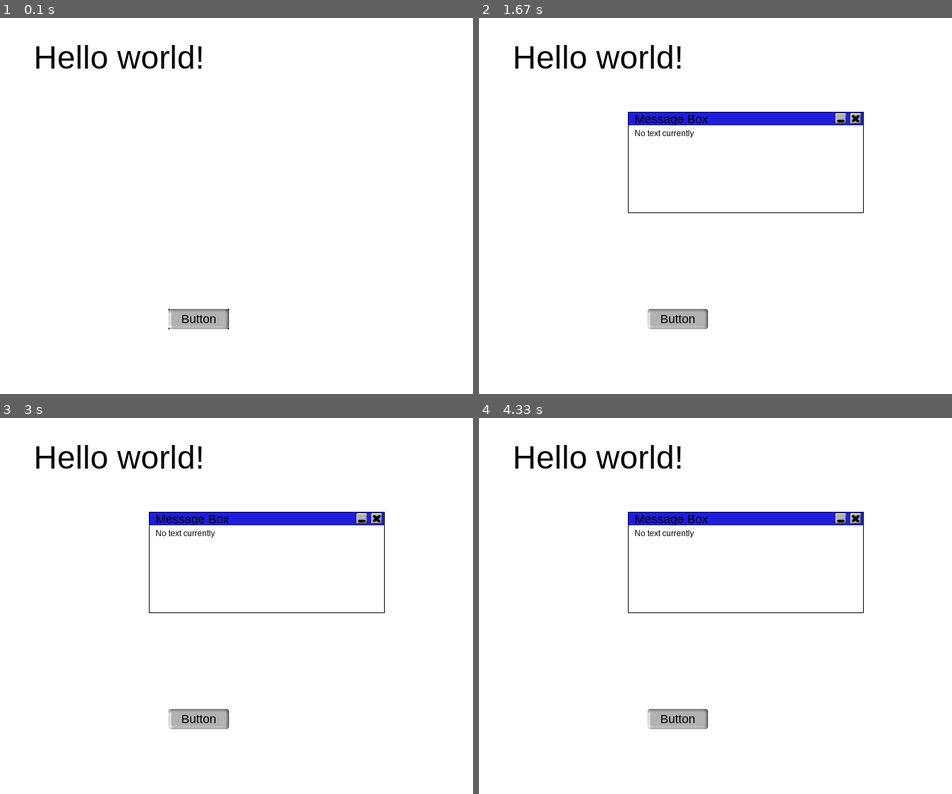
Above: before the commit, frames 1-4 (two rows, left to right).
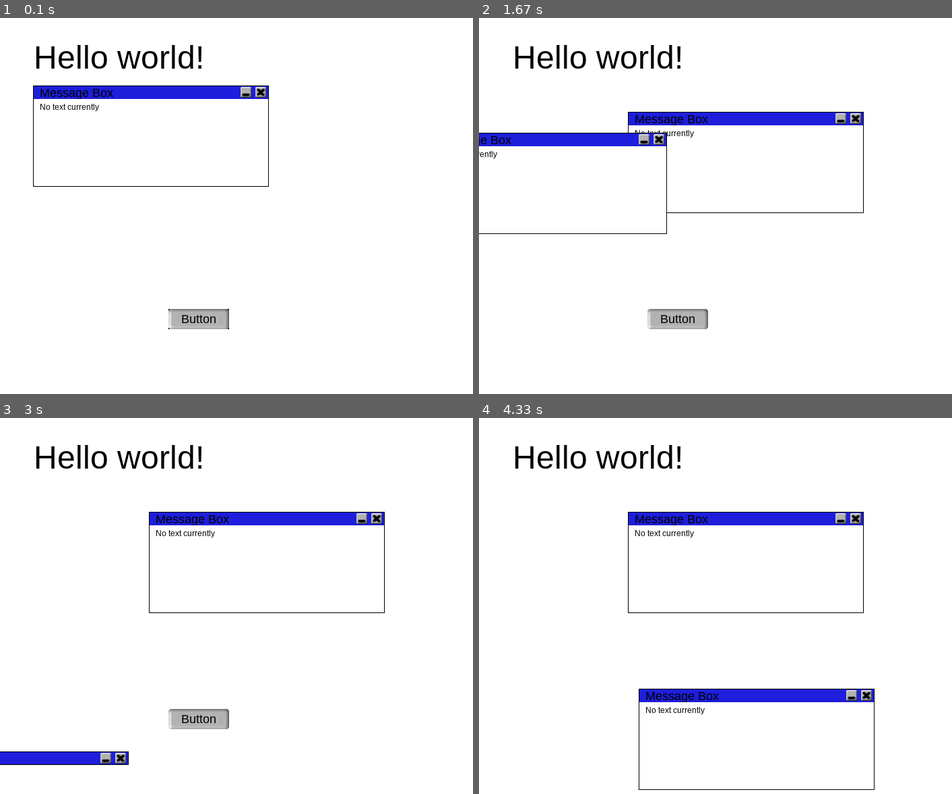
Above: after the commit, the same moments.

Repository: kdinev/pygame-ui
Game: pygame game, started from v0.1/source/TestingTheComponents.py
Same seed, same stepped clock (60 frames per second), same inputs: the game is played once before the commit and once after it.
Inputs (mouse positions are in pixels of both pictures, inside the frame that each line leads up to):
- Up to frame 1 (0.1 s): no input
- Up to frame 2 (1.67 s): press the mouse at (724, 93) at 0.37 s; move the mouse to (795, 85) at 0.47 s; release the mouse at (866, 81) at 0.6 s; click (677, 318) at 0.72 s; press the mouse at (866, 81) at 1.03 s; move the mouse to (895, 81) at 1.13 s; release the mouse at (923, 78) at 1.27 s; press the mouse at (866, 81) at 1.37 s; move the mouse to (729, 112) at 1.47 s; release the mouse at (587, 142) at 1.6 s
- Up to frame 3 (3 s): press the mouse at (359, 519) at 1.7 s; move the mouse to (411, 602) at 1.8 s; release the mouse at (458, 684) at 1.93 s; press the mouse at (94, 583) at 2.03 s; move the mouse to (212, 534) at 2.13 s; release the mouse at (326, 489) at 2.27 s; press the mouse at (397, 444) at 2.37 s; move the mouse to (250, 602) at 2.47 s; release the mouse at (104, 756) at 2.6 s; press the mouse at (359, 519) at 2.7 s; move the mouse to (241, 575) at 2.8 s; release the mouse at (118, 632) at 2.93 s
- Up to frame 4 (4.33 s): press the mouse at (583, 756) at 3.03 s; move the mouse to (663, 617) at 3.13 s; release the mouse at (739, 478) at 3.27 s; press the mouse at (644, 519) at 3.37 s; move the mouse to (701, 628) at 3.47 s; release the mouse at (758, 737) at 3.6 s; press the mouse at (857, 519) at 3.7 s; move the mouse to (748, 493) at 3.8 s; release the mouse at (644, 466) at 3.93 s; press the mouse at (672, 519) at 4.03 s; move the mouse to (795, 560) at 4.13 s; release the mouse at (923, 598) at 4.27 s

The runs differ from the first frame. In frame 1, 2.0% of the frame differs, in the area x 6-57%, y 17-45%; in frame 2, 1.6%; in frame 3, 1.0%; in frame 4, 2.6%, in the area x 33-84%, y 71-99%.

Commit message:
Implementing draggable. Updating ConfigurationManager with properties.

Diff:
--- a/v0.1/source/BaseUIComponent.py
+++ b/v0.1/source/BaseUIComponent.py
@@ -31,6 +31,7 @@
 	_width = 0					# surface rectangle's width
 	_height = 0					# surface recrangle's height
 	_draggable = False			# enables the surface to be draggable
+	_oldMousePosition = None	# updates mouse position in case of draggable
 	_resizable = False			# enables the surface to be resizable
 	_hovered = False			# flag indicating whether the control is hovered
 	_clicked = False			# flag used to determine if mousedown and mouseup are both
@@ -177,6 +178,14 @@
 	def GetTransparency(self):
 		return self._controlSurface.get_alpha()
 
+	@property
+	def draggable(self):
+		return self._draggable
+
+	@draggable.setter
+	def draggable(self, value):
+		self._draggable = value
+
 	# ========================= RENDERER =========================
 
 	def Render(self):
@@ -188,15 +197,25 @@
 	def MouseMove(self, event):
 		newMousePosition = pygame.mouse.get_pos()
 		rect = self.GetRectangle()
-		hovered = rect.collidepoint(newMousePosition)
-		if not self._hovered and hovered:
-			self.Hover(event)
-		elif self._hovered and not hovered:
-			self.Unhover(event)
+		if self._clicked and self.draggable:
+			self.Drag(newMousePosition)
+		else:
+			hovered = rect.collidepoint(newMousePosition)
+			if not self._hovered and hovered:
+				self.Hover(event)
+			elif self._hovered and not hovered:
+				self.Unhover(event)
+
+	def Drag(self, newMousePosition):
+		delta = (self._oldMousePosition[0] - newMousePosition[0], self._oldMousePosition[1] - newMousePosition[1])
+		self._xPosition -= delta[0]
+		self._yPosition -= delta[1]
+		self._oldMousePosition = newMousePosition
 
 	# Mouse down activates the component if the event is within the component's bounds
 	def MouseDown(self, event):
 		newMousePosition = pygame.mouse.get_pos()
+		self._oldMousePosition = newMousePosition
 		rect = self.GetRectangle()
 		clicked = rect.collidepoint(newMousePosition)
 		if clicked:
--- a/v0.1/source/Button.py
+++ b/v0.1/source/Button.py
@@ -25,8 +25,8 @@
 	_label = None						# Button text label
 	_backgroundImage = None				# Button background image
 
-	def __init__(self, id, parentSurface, upperLeftCorner = (0, 0), size = (90, 30)):
-		BaseUIComponent.__init__(self, id, parentSurface, upperLeftCorner, size)
+	def __init__(self, id, parentSurface, upperLeftCorner = (0, 0), size = (90, 30), config = None):
+		BaseUIComponent.__init__(self, id, parentSurface, upperLeftCorner, size, config)
 		self._InitSurface()
 		self.BackgroundImage(id + '_backGroundImage', DEFAULT_IMAGE_PATH, DEFAULT_HOVERED_IMAGE_PATH, DEFAULT_CLICKED_IMAGE_PATH)
 		self.Label(id + '_text', 'Button', 'arial', 18)
--- a/v0.1/source/ConfigTest.py
+++ b/v0.1/source/ConfigTest.py
@@ -3,6 +3,8 @@
 from pygame.locals import *
 from sys import exit
 from UIComponentCollection import UIComponentCollection
+from Button import Button
+from ConfigurationManager import ConfigurationManager
 
 pygame.init()
 
@@ -13,6 +15,10 @@
 clock = pygame.time.Clock()
 screen.fill((255, 255, 255))
 pygame.display.set_caption('Configuration Manager Test')
+
+conf = ConfigurationManager('game.pyconfig')
+button = Button('Button2', parentSurface=screen, config=conf)
+
 pygame.display.update()
 
 while True:
--- a/v0.1/source/ConfigurationManager.py
+++ b/v0.1/source/ConfigurationManager.py
@@ -15,6 +15,8 @@
 #	=======================================================================================
 from xml.dom.minidom import parse
 
+
+
 class ConfigurationManager:
 	_parsedDom = None
 	_stylingElement = None
@@ -39,7 +41,7 @@
 	def InitComponentStyle(self, componentId):
 		if self._parsedDom.documentElement.nodeName != 'configuration':
 			raise TypeError('Incorrect root node: pygame-ui config requires configuration as its root element')
-		self._stylingElement = self._parsedDom.documentElement.getElemenetsByTagName('styling')[0]
+		self._stylingElement = self._parsedDom.documentElement.getElementsByTagName('styling')[0]
 		if self._stylingElement == None:
 			raise TypeError('Component node does not exist in the current configuration')
 
@@ -86,77 +88,170 @@
 	def __init__(self, componentNode):
 		self._xmlNode = componentNode
 
+	def __str__(self):
+		return(str(self.GetTop()))
+
+	@property
+	def dimensions(self):
+		if not self._initialized:
+			self.InitStyles()
+		return (self._width, self._height)
+
 	def GetDimensions(self):
 		if not self._initialized:
 			self.InitStyles()
 
 		return (self._width, self._height)
 
+	@property
+	def width(self):
+		if not self._initialized:
+			self.InitStyles()
+
+		return self._width
+
 	def GetWidth(self):
 		if not self._initialized:
 			self.InitStyles()
 
 		return self._width
 
+	@property
+	def height(self):
+		if not self._initialized:
+			self.InitStyles()
+
+		return self._height
+
 	def GetHeight(self):
 		if not self._initialized:
 			self.InitStyles()
 
 		return self._height
 
+	@property
+	def position(self):
+		if not self._initialized:
+			self.InitStyles()
+
+		return (self._top, self._left)
+
 	def GetPosition(self):
 		if not self._initialized:
 			self.InitStyles()
 
 		return (self._top, self._left)
 
+	@property
+	def top(self):
+		if not self._initialized:
+			self.InitStyles()
+
+		return self._top
+
 	def GetTop(self):
 		if not self._initialized:
 			self.InitStyles()
 
 		return self._top
 
-	def GetTop(self):
+	@property
+	def left(self):
 		if not self._initialized:
 			self.InitStyles()
 
 		return self._left
 
+	def GetLeft(self):
+		if not self._initialized:
+			self.InitStyles()
+
+		return self._left
+
+	@property
+	def background_image(self):
+		if not self._initialized:
+			self.InitStyles()
+
+		return self._backgroundImage
+
 	def GetBackgroundImage(self):
 		if not self._initialized:
 			self.InitStyles()
 
 		return self._backgroundImage
 
+	@property
+	def background_color(self):
+		if not self._initialized:
+			self.InitStyles()
+
+		return self._backgroundColor
+
 	def GetBackgroundColor(self):
 		if not self._initialized:
 			self.InitStyles()
 
 		return self._backgroundColor
 
+	@property
+	def color(self):
+		if not self._initialized:
+			self.InitStyles()
+
+		return self._color
+
 	def GetColor(self):
 		if not self._initialized:
 			self.InitStyles()
 
 		return self._color
 
+	@property
+	def font_size(self):
+		if not self._initialized:
+			self.InitStyles()
+
+		return self._fontSize
+
 	def GetFontSize(self):
 		if not self._initialized:
 			self.InitStyles()
 
 		return self._fontSize
 
+	@property
+	def font_family(self):
+		if not self._initialized:
+			self.InitStyles()
+
+		return self._fontFamily
+
 	def GetFontFamily(self):
 		if not self._initialized:
 			self.InitStyles()
 
 		return self._fontFamily
 
+	@property
+	def text_align(self):
+		if not self._initialized:
+			self.InitStyles()
+
+		return self._textAlign
+
 	def GetTextAlign(self):
 		if not self._initialized:
 			self.InitStyles()
 
 		return self._textAlign
+
+	@property
+	def vertical_align(self):
+		if not self._initialized:
+			self.InitStyles()
+
+		return self._verticalAlign
 
 	def GetVerticalAlign(self):
 		if not self._initialized:
--- a/v0.1/source/MessageBox.py
+++ b/v0.1/source/MessageBox.py
@@ -81,6 +81,10 @@
 		BaseUIComponent.MouseMove(self, event)
 		self._header.MouseMove(event)
 
+	def Drag(self, newMousePosition):
+		BaseUIComponent.Drag(self, newMousePosition)
+		self._header.SetAbsPosition(self.position)
+
 	def MouseDown(self, event):
 		clicked = BaseUIComponent.MouseDown(self, event)
 		self._header.MouseDown(event)
--- a/v0.1/source/TestingTheComponents.py
+++ b/v0.1/source/TestingTheComponents.py
@@ -30,6 +30,9 @@
 button.SetClickCallback(CreateMessageBox)
 collection.Append(button)
 
+msgBox = MessageBox('DraggableMessageBox', screen, (random.randint(0, 349), random.randint(0, 349)), (350, 150))
+msgBox.draggable = True
+collection += msgBox
 
 collection.Render()
 pygame.display.update()
Not shown, changed: v0.1/source/game.pyconfig
